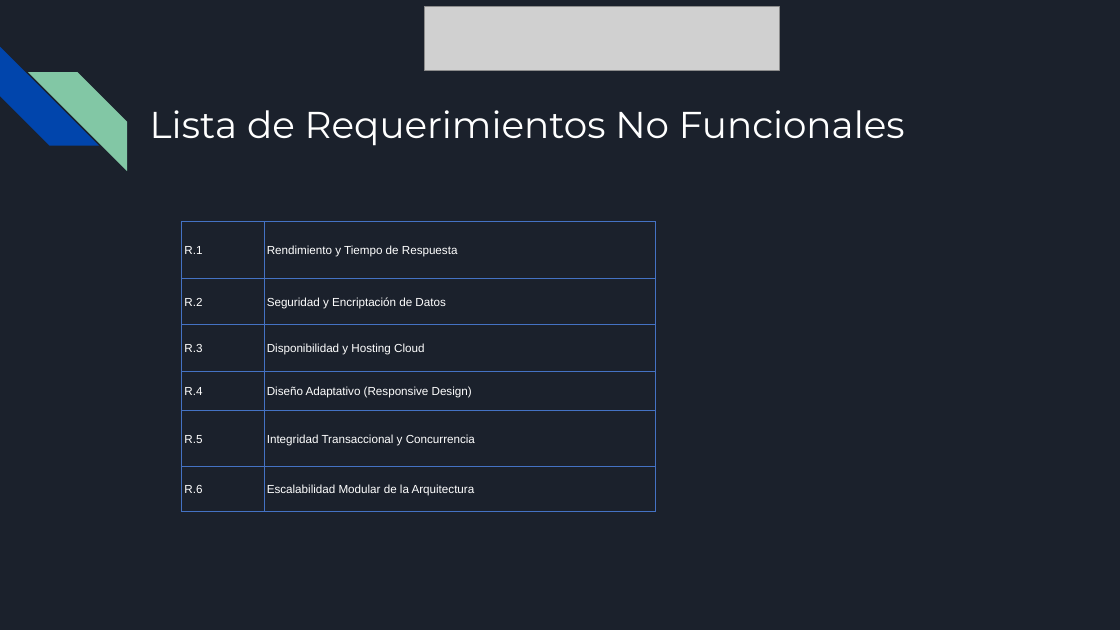
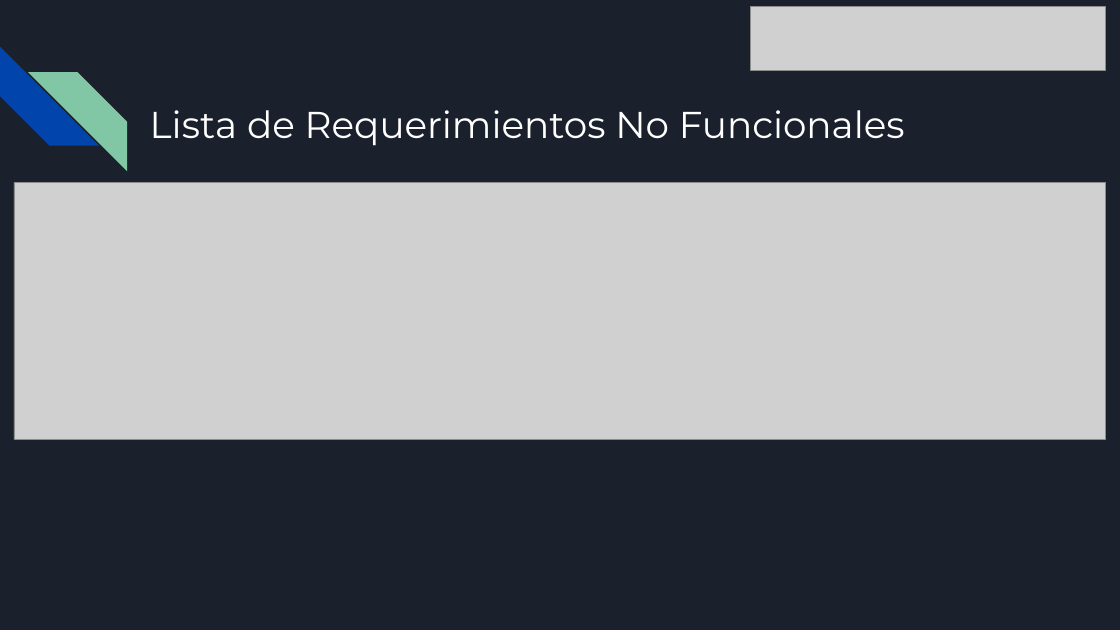
Before and after one commit to Adonias99/Capstone-Grupo-3, a slide deck: slide 7 of Grupo 3/Fase 2/Evidencias Grupales/Estructura Presentación 2-Capstone.pptx. Drawn at 1120x630 pixels with LibreOffice and Linux fonts; fonts in the diff are those of the drawing; grey boxes stand for pictures. Boxes give left, top, right and bottom in pixels: in the first picture for what was removed or moved away, otherwise in the second. Text is boxed around its words. In the diff, an @@ line names an element or a change of style, - is before the commit and + after.

```diff
--- a/Grupo 3/Fase 2/Evidencias Grupales/Estructura Presentación 2-Capstone.pptx
+++ b/Grupo 3/Fase 2/Evidencias Grupales/Estructura Presentación 2-Capstone.pptx
@@ picture: place and size @@
-picture at (424, 7, 780, 71)
+picture at (751, 7, 1107, 71)
@@ picture added at (14, 182, 1107, 439) @@
@@ table removed at (182, 221, 656, 500), 6 rows, 2 columns @@
-R.1 | Rendimiento y Tiempo de Respuesta
-R.2 | Seguridad y Encriptación de Datos
-R.3 | Disponibilidad y Hosting Cloud
-R.4 | Diseño Adaptativo (Responsive Design)
-R.5 | Integridad Transaccional y Concurrencia
-R.6 | Escalabilidad Modular de la Arquitectura
```
Also in this commit, not shown: 8 other slides changed, 13 slides added, 8 slides removed, 5 other files.
